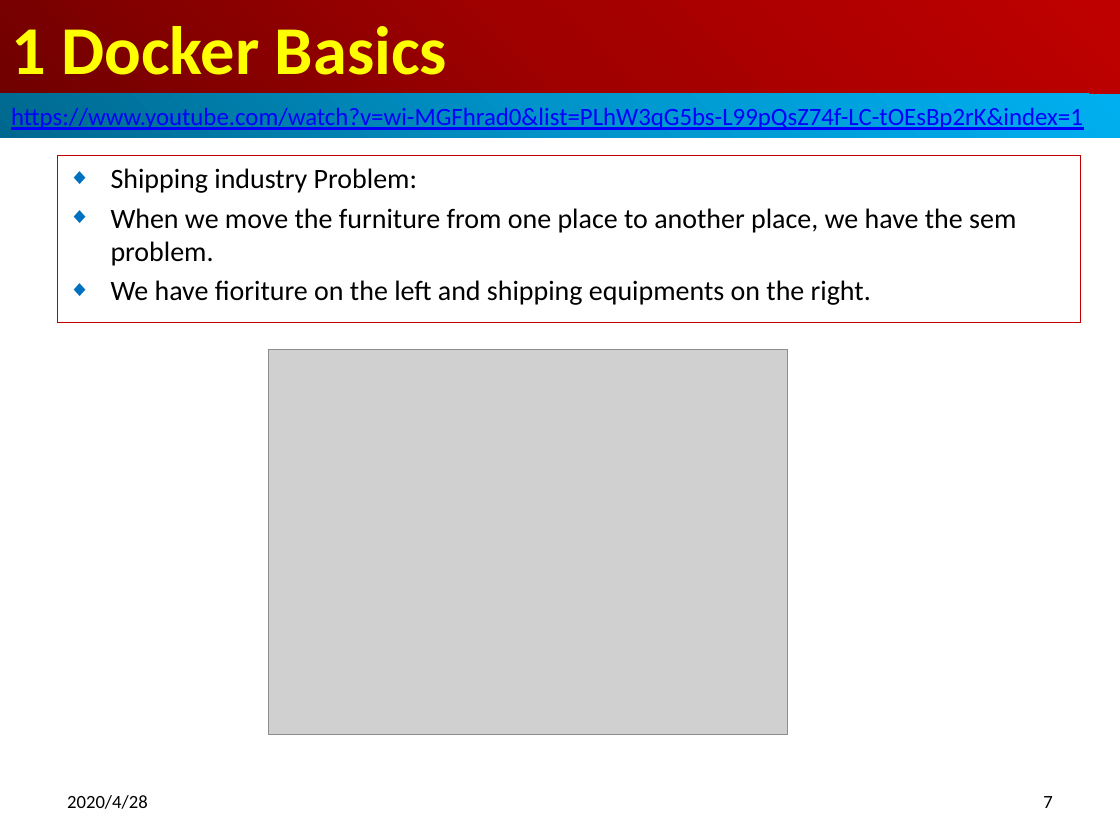
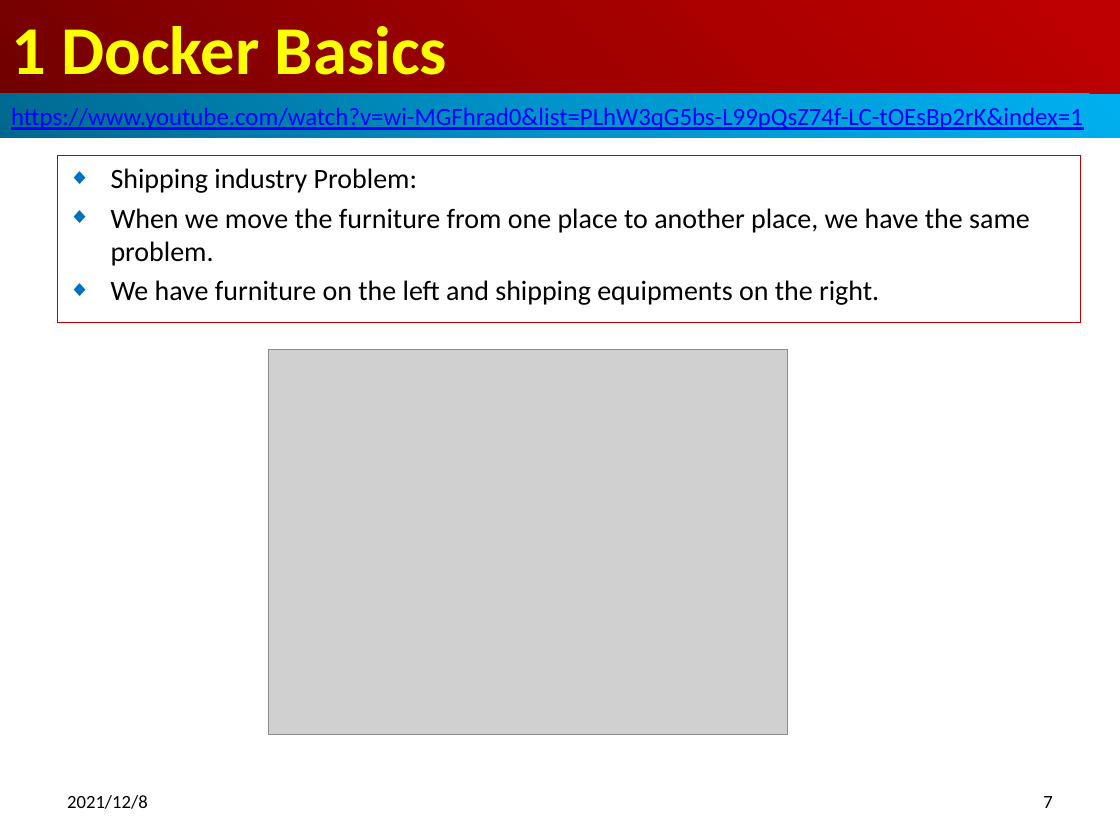
Before and after one commit to peterhchen/800-Docker, a slide deck: slide 7 of 01_Basics.pptx. Drawn at 1120x840 pixels with LibreOffice and Linux fonts; fonts in the diff are those of the drawing; grey boxes stand for pictures. Boxes give left, top, right and bottom in pixels: in the first picture for what was removed or moved away, otherwise in the second. Text is boxed around its words. In the diff, an @@ line names an element or a change of style, - is before the commit and + after.

```diff
--- a/01_Basics.pptx
+++ b/01_Basics.pptx
@@ subtitle at (x1=111, y1=208, x2=1030, y2=305): text changed @@
-◆ When we move the furniture from one place to another place, we have the sem problem.
-◆ We have fioriture on the left and shipping equipments on the right.
+◆ When we move the furniture from one place to another place, we have the same problem.
+◆ We have furniture on the left and shipping equipments on the right.
@@ text at (x1=67, y1=795, x2=148, y2=809): text changed @@
-2020/4/28
+2021/12/8
```
Also in this commit, not shown: 13 other slides changed.
